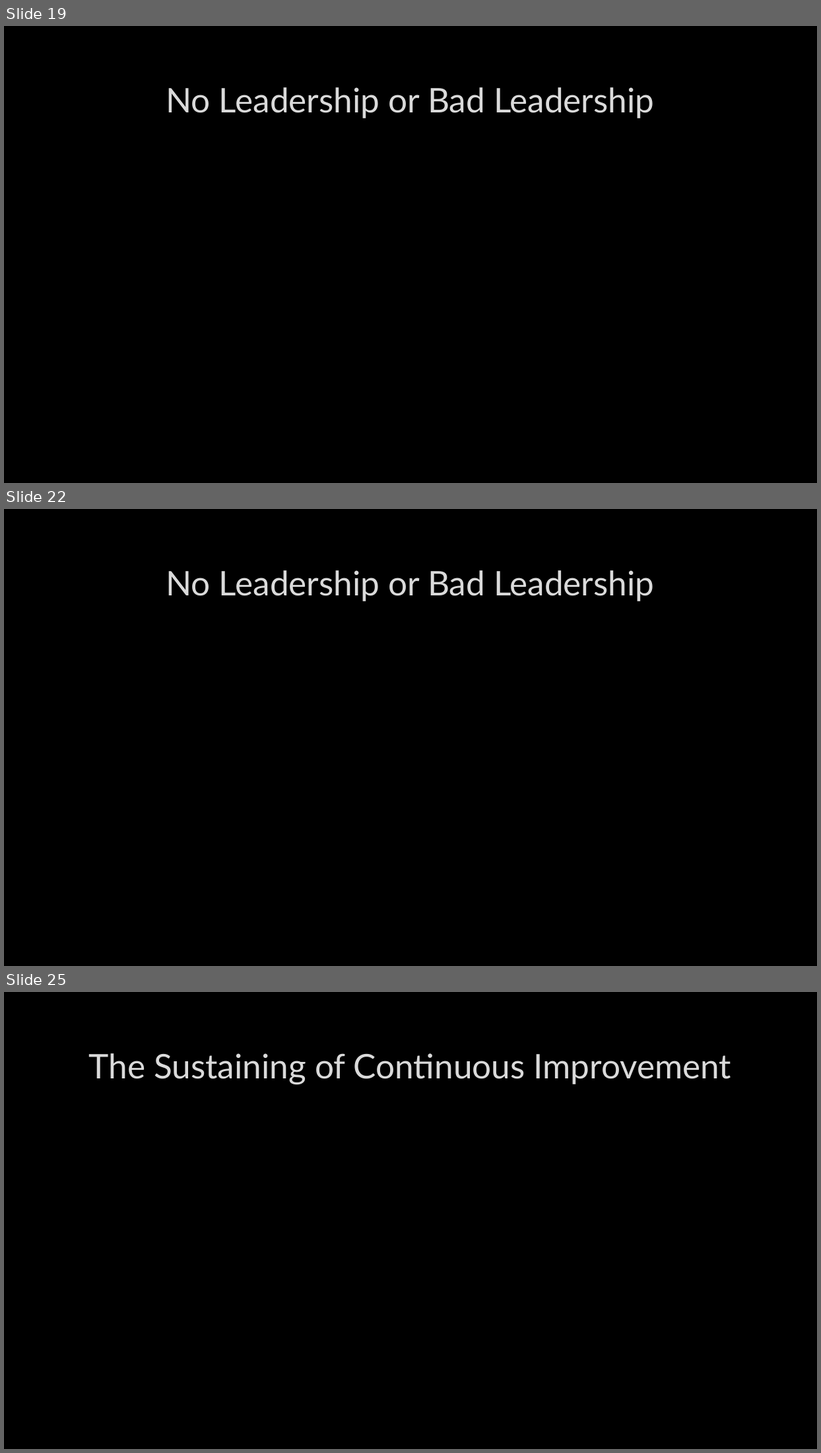
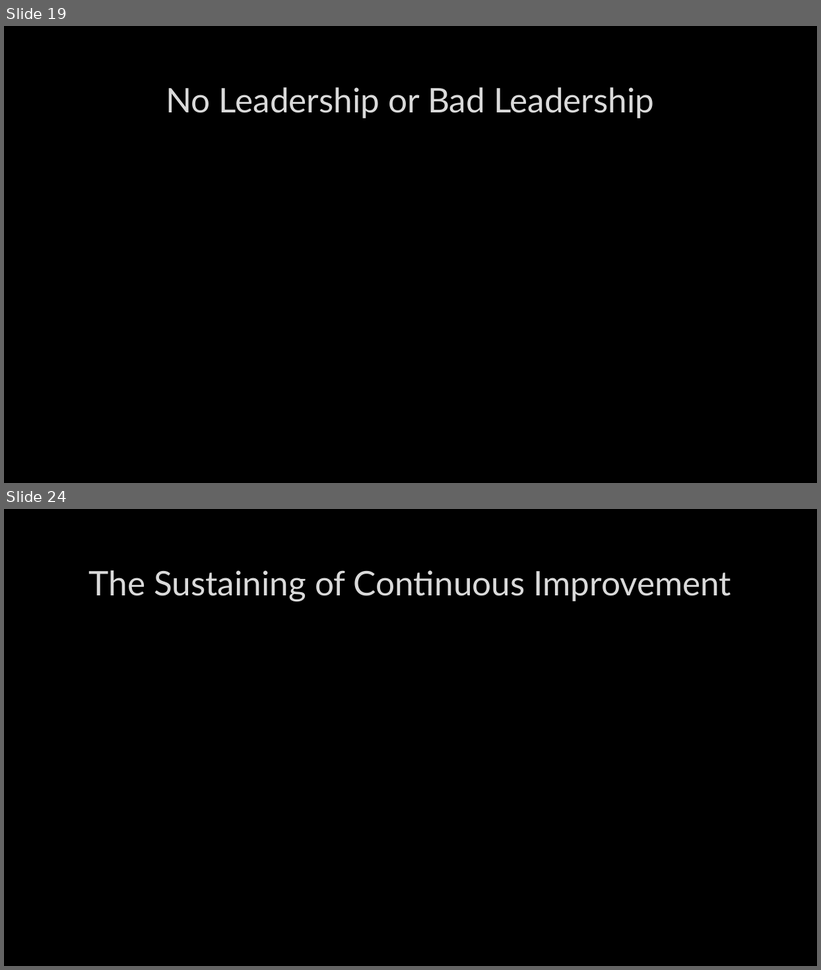
Before and after one commit to jugisahunk/presentations, a slide deck: tortoise-and-hare/tortoise-and-hare.pptx. Shown one above the other, each under a label of ours: slides 19, 22 and 25 before the commit, slides 19 and 24 after it; the slides between them are not shown. The pictures are 821x1453 and 821x970 pixels, drawn with LibreOffice and Linux fonts; fonts in the diff are those of the drawing; background and template pictures are left out. Boxes give left, top, right and bottom in pixels: in the first picture for what was removed or moved away, otherwise in the second. Text is boxed around its words. In the diff, an @@ line names an element or a change of style, - is before the commit and + after.

```diff
--- a/tortoise-and-hare/tortoise-and-hare.pptx
+++ b/tortoise-and-hare/tortoise-and-hare.pptx
@@ slide 22 removed at (4, 509, 817, 966), background picture (left out) @@
@@ title removed at (166, 570, 654, 601) @@
-No Leadership or Bad Leadership
@@ what was slide 25 is now slide 24 @@
```
Also in this commit, not shown: 3 slides changed, 1 slide added, 1 other slide removed.
